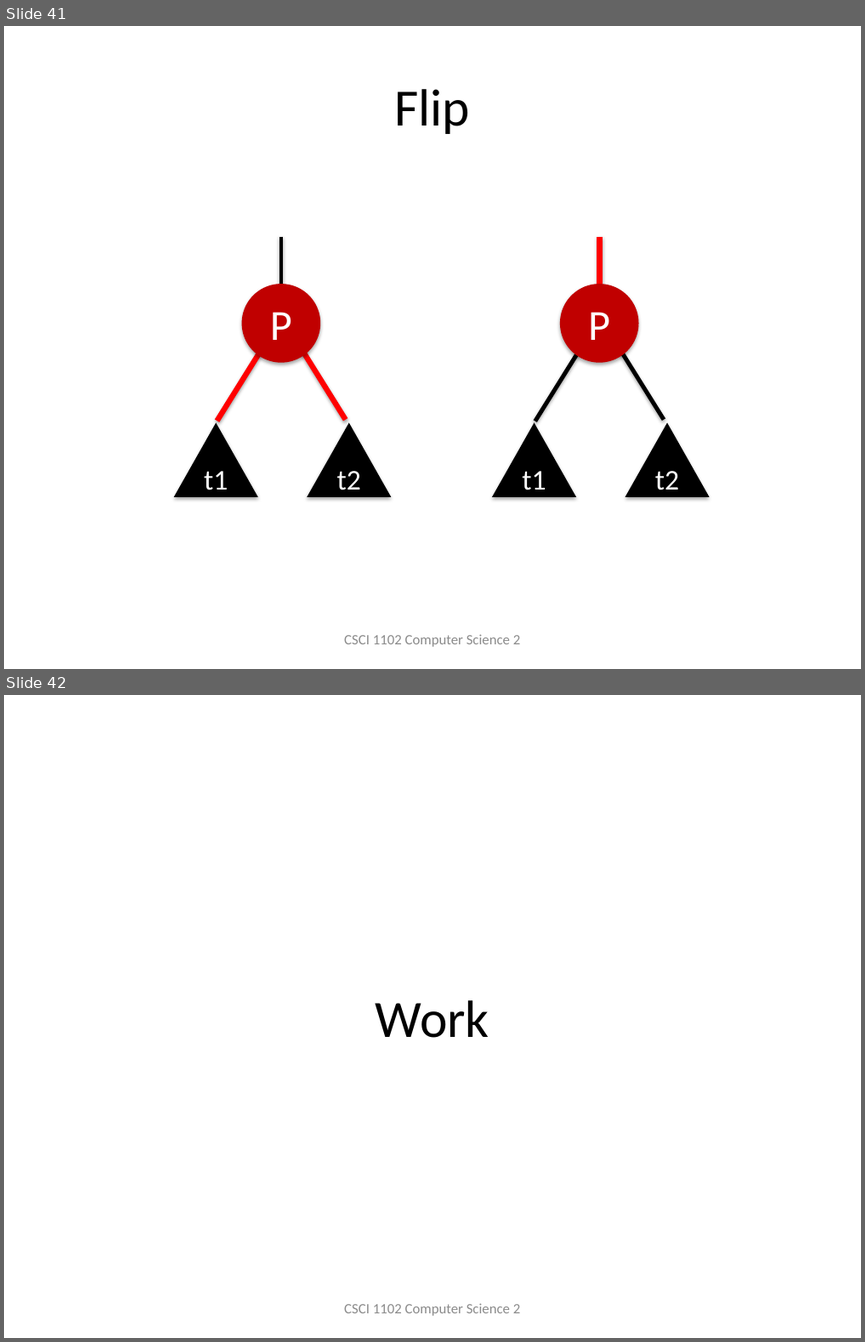
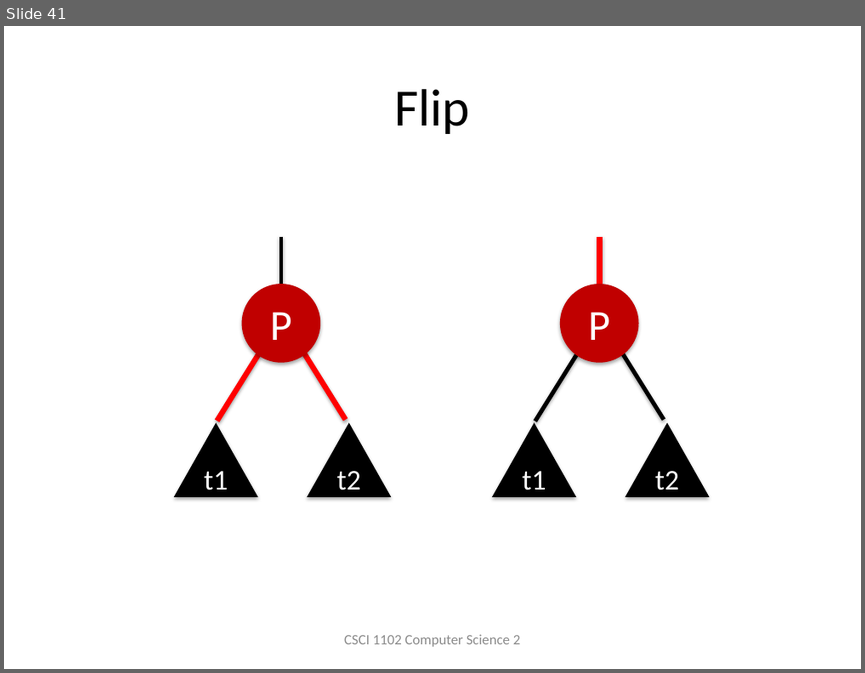
Before and after one commit to BC-CSCI1102/week12, a slide deck: slides/T.4.13.2-3-4.Trees.pptx. Shown one above the other, each under a label of ours: slides 41 and 42 before the commit, slide 41 after it. The pictures are 865x1342 and 865x673 pixels, drawn with LibreOffice and Linux fonts; fonts in the diff are those of the drawing. Boxes give left, top, right and bottom in pixels: in the first picture for what was removed or moved away, otherwise in the second. Text is boxed around its words. In the diff, an @@ line names an element or a change of style, - is before the commit and + after.

```diff
--- a/slides/T.4.13.2-3-4.Trees.pptx
+++ b/slides/T.4.13.2-3-4.Trees.pptx
@@ slide 42 removed at [4,695,861,1338], background #FFFFFF @@
@@ title removed at [375,1000,489,1038] @@
-Work
@@ text removed at [344,1303,520,1315] @@
-CSCI 1102 Computer Science 2
```
Also in this commit, not shown: 2 other slides removed.
